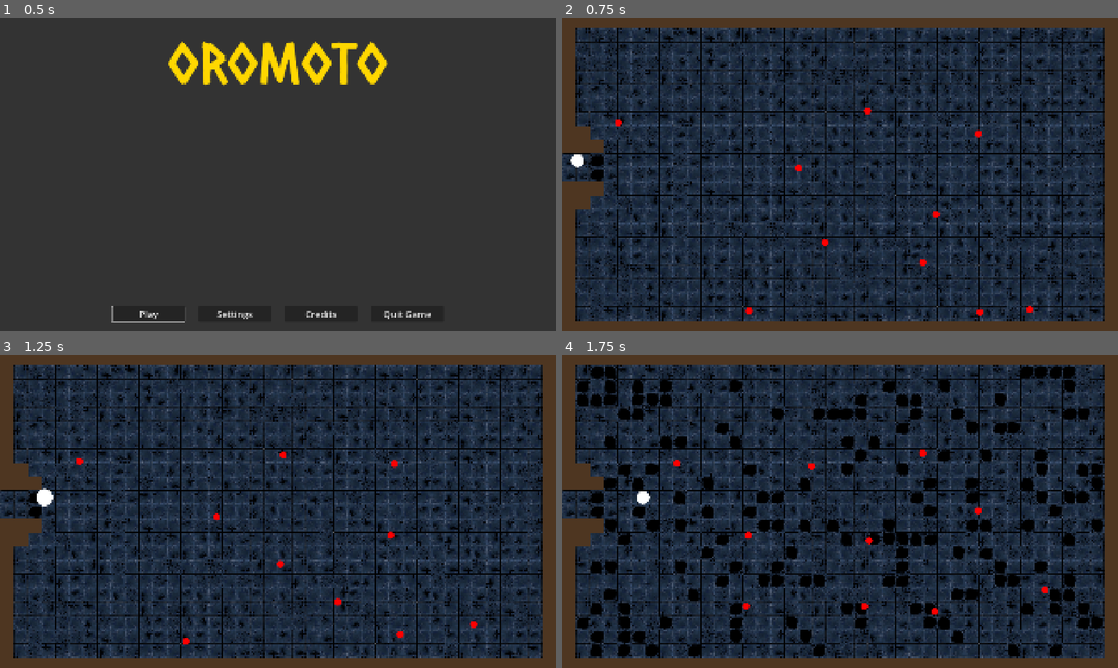
Above: before the commit, frames 1-4 (two rows, left to right).
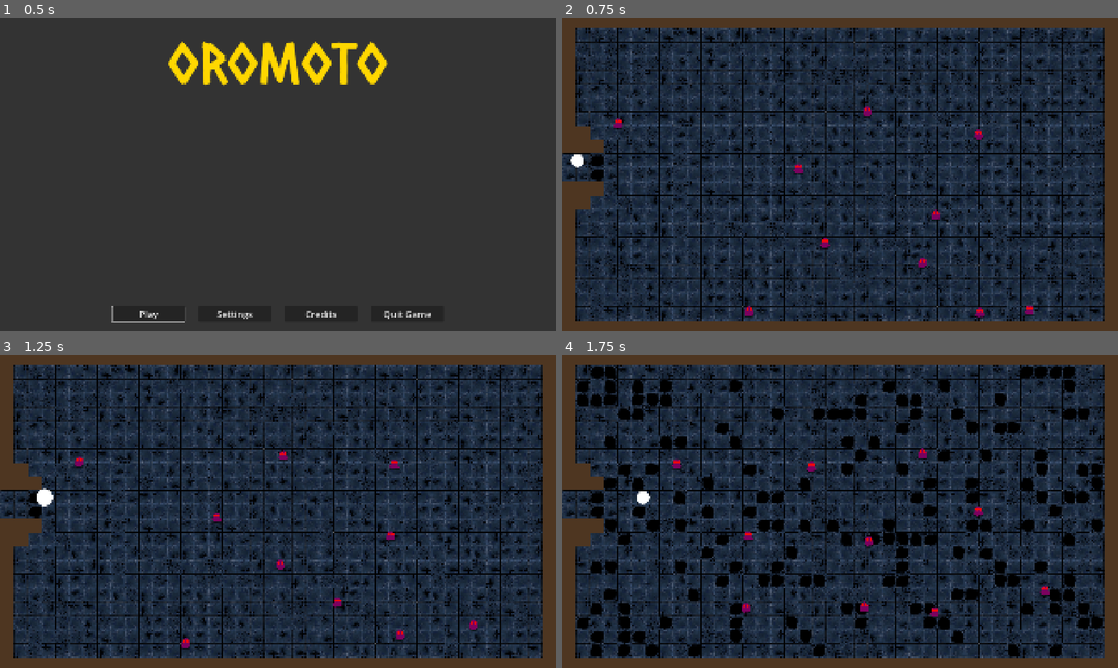
Above: after the commit, the same moments.

Repository: njamster/gmtk_jam_2026
Game: Godot game, scene res://main_menu.tscn
Two runs of this game, one before a commit and one after it. Both use one fixed random seed, a clock stepped at 60 frames per second and the inputs below.
Inputs (mouse positions are in pixels of both pictures, inside the frame that each line leads up to):
- Up to frame 1 (0.5 s): no input
- Up to frame 2 (0.75 s): click "Play" at 0.5 s
- Up to frame 3 (1.25 s): no input
- Up to frame 4 (1.75 s): tap Enter at 1.25 s; move the mouse to (962, 495) at 1.27 s; hold D (move_right) from 1.28 s (still down); tap Shift at 1.35 s; click (962, 495) at 1.42 s

Frame 1 is identical in both runs. In frame 2, 0.4% of the frame differs, in the area x 9-85%, y 28-97%; in frame 3, 0.4%; in frame 4, 0.4%.

Commit message:
Bat enemies are now ghost enemies :D

Diff:
--- a/enemies/enemy.tscn
+++ b/enemies/enemy.tscn
@@ -1,20 +1,26 @@
 [gd_scene format=3 uid="uid://djx255mygrf4v"]
 
 [ext_resource type="Script" uid="uid://brsgupyv5jkhp" path="res://enemies/enemy.gd" id="1_7frlh"]
-[ext_resource type="Texture2D" uid="uid://4oi2mkjs8xi7" path="res://enemies/images/enemy.png" id="1_fw1ev"]
+[ext_resource type="Texture2D" uid="uid://4oi2mkjs8xi7" path="res://enemies/images/enemy_1.png" id="2_orwns"]
+[ext_resource type="Texture2D" uid="uid://d2qisgc1nse0" path="res://enemies/images/enemy_2.png" id="3_orwns"]
+
+[sub_resource type="AnimatedTexture" id="AnimatedTexture_7frlh"]
+frames = 2
+speed_scale = 4.0
+frame_0/texture = ExtResource("2_orwns")
+frame_1/texture = ExtResource("3_orwns")
+frame_1/duration = 1.0
 
 [sub_resource type="CircleShape2D" id="CircleShape2D_x4ssu"]
 radius = 3.0
 
 [node name="Enemy" type="CharacterBody2D" unique_id=1694112231]
-scale = Vector2(1.5, 1.5)
 collision_layer = 4
 collision_mask = 11
 script = ExtResource("1_7frlh")
 
 [node name="Sprite" type="Sprite2D" parent="." unique_id=2020243283]
-modulate = Color(1, 0, 0, 1)
-texture = ExtResource("1_fw1ev")
+texture = SubResource("AnimatedTexture_7frlh")
 
 [node name="Hitbox" type="CollisionShape2D" parent="." unique_id=1075690331]
 shape = SubResource("CircleShape2D_x4ssu")
Binary file removed: enemies/images/enemy.png
Binary file added: enemies/images/enemy_1.png
Not shown, added: enemies/images/enemy_1.png.import
Binary file added: enemies/images/enemy_2.png
Not shown, changed: enemies/images/enemy_2.png.import
Not shown, changed: credits/credits.md
